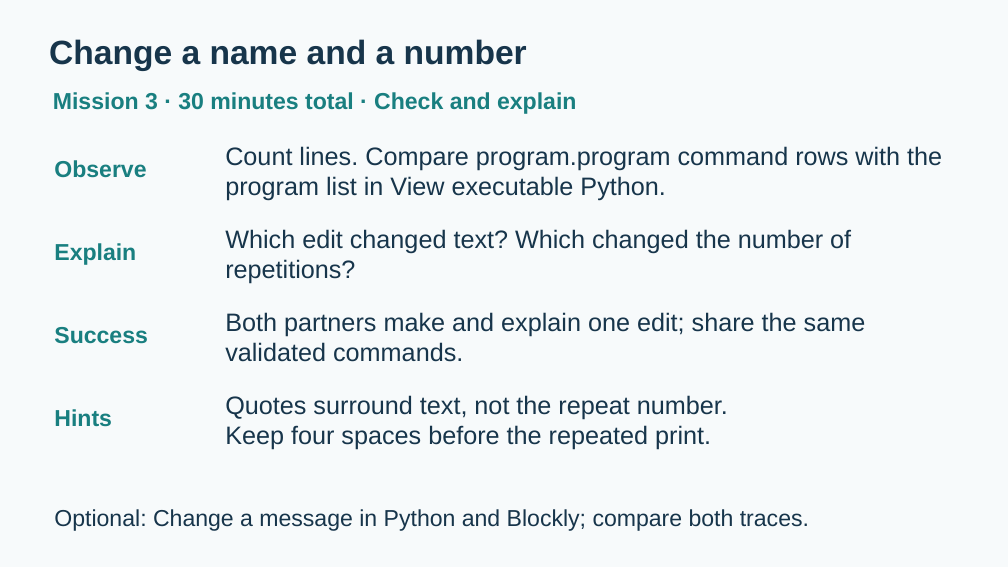
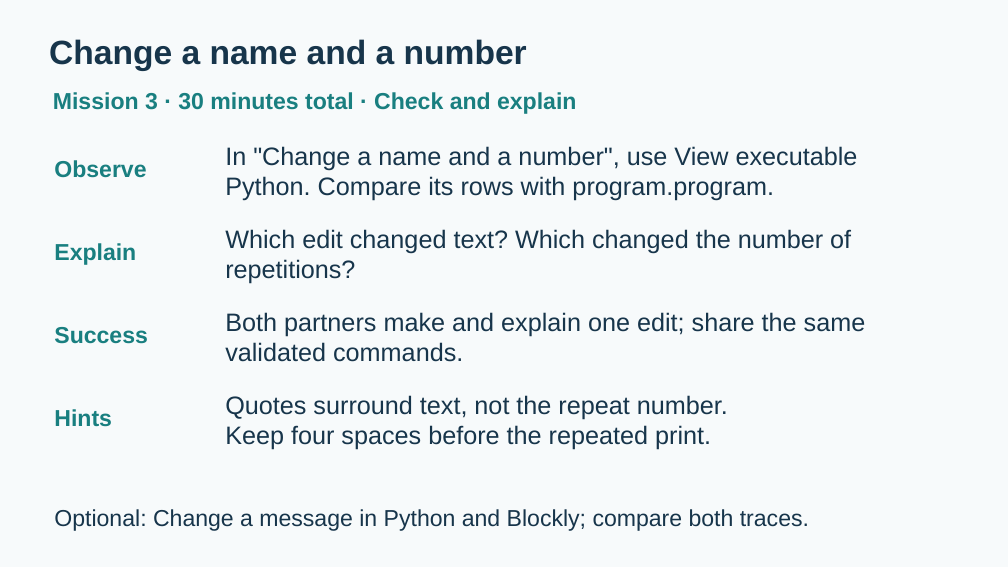
Before and after one commit to mul-cps/teaching-exciting-science-2026, a slide deck: slide 14 of docs/workshop-slides.pptx. Drawn at 1008x567 pixels with LibreOffice and Linux fonts; fonts in the diff are those of the drawing. Boxes give left, top, right and bottom in pixels: in the first picture for what was removed or moved away, otherwise in the second. Text is boxed around its words. In the diff, an @@ line names an element or a change of style, - is before the commit and + after.

Commit message:
fix(workshop): align beginner instructions and generated materials
Match the Blockly/Python starter, introduce teaching vocabulary before use and provide actual paper observation inputs. Preserve document images while projecting plain browser text and restore a real slide prediction prompt. Regenerated materials pass independent scoped review, 65 focused tests, three fresh notebooks, manifest/ZIP and changed-render checks. Durable evidence SHA256: 198c3720b34a45ec8260f6c39bac3786cbaf9d9c79a26f7295df44b4e8cfabf9. Physical rehearsal and main release remain open.

```diff
--- a/docs/workshop-slides.pptx
+++ b/docs/workshop-slides.pptx
@@ text at [225, 146, 858, 200]: text changed @@
-Count lines. Compare program.program command rows with the program list in View executable Python.
+In "Change a name and a number", use View executable Python. Compare its rows with program.program.
```
Also in this commit, not shown: 4 other slides changed, 26 other files.
